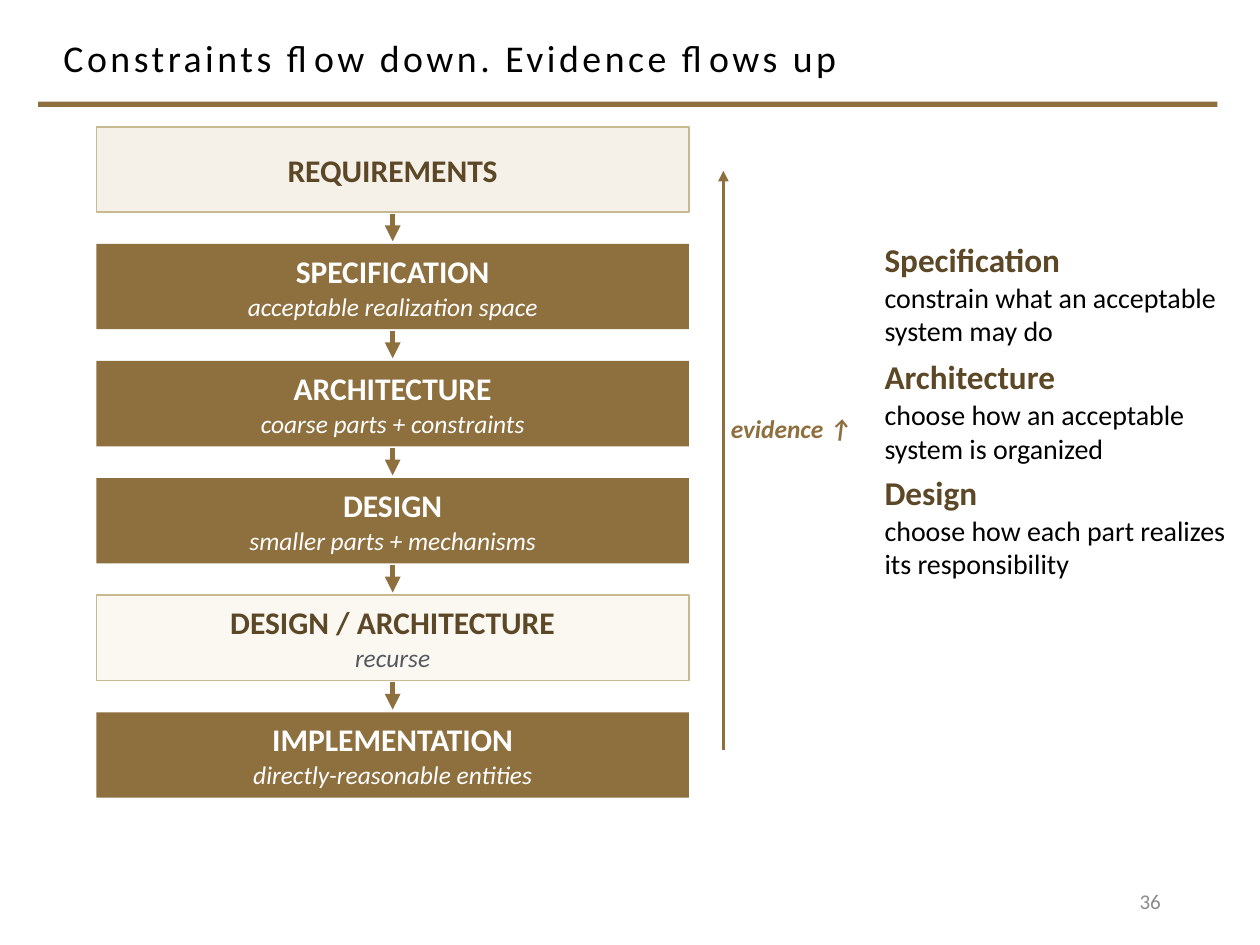
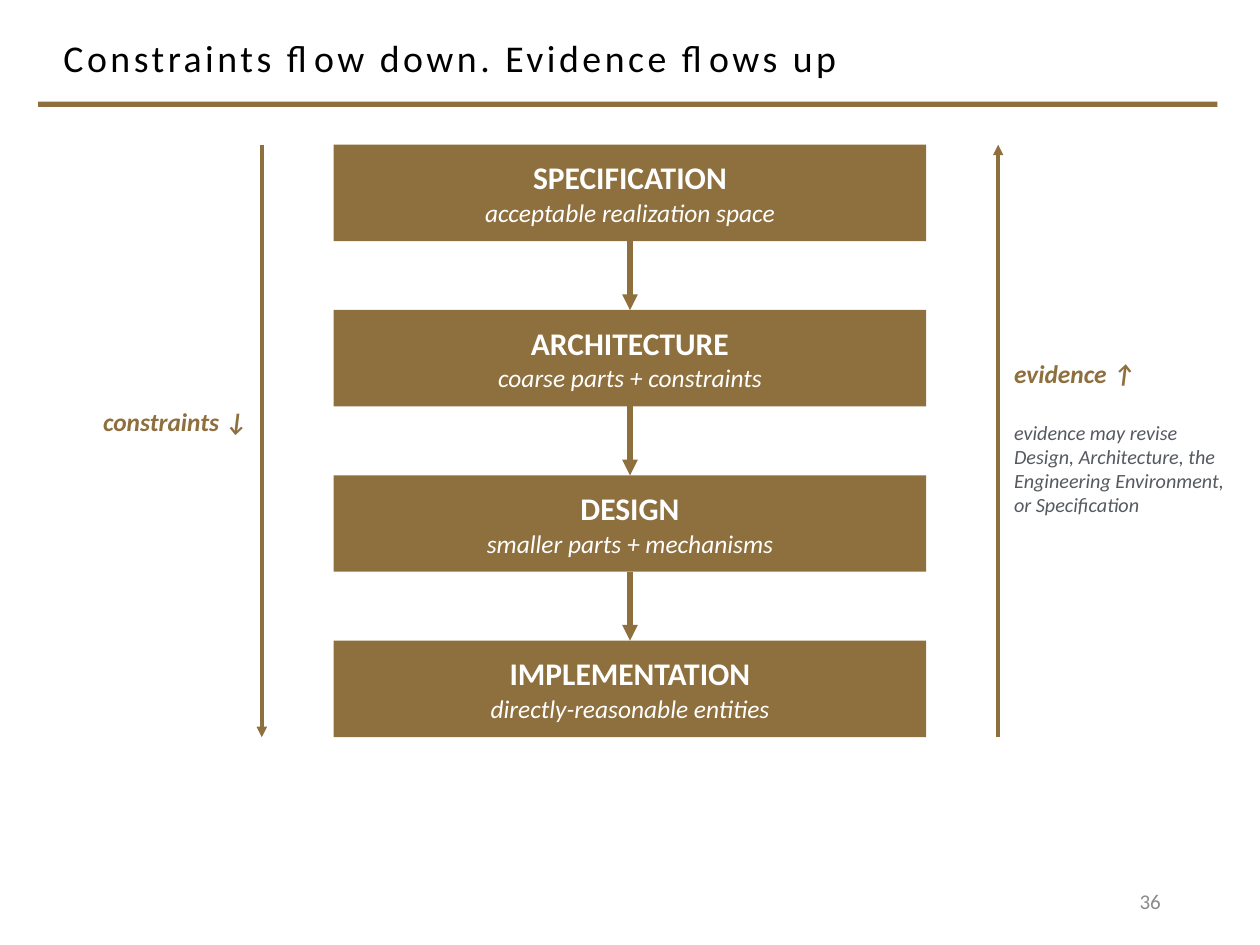
Before and after one commit to davisjam/model-based-agentic-software-engineering, a slide deck: slide 36 of course/lectures/act-1-foundations/07-design/1-7-Design.pptx. Drawn at 1260x945 pixels with LibreOffice and Linux fonts; fonts in the diff are those of the drawing; background and template pictures are left out. Boxes give left, top, right and bottom in pixels: in the first picture for what was removed or moved away, otherwise in the second. Text is boxed around its words. In the diff, an @@ line names an element or a change of style, - is before the commit and + after.

```diff
--- a/course/lectures/act-1-foundations/07-design/1-7-Design.pptx
+++ b/course/lectures/act-1-foundations/07-design/1-7-Design.pptx
@@ rectangle removed at (97, 127, 689, 213) @@
-REQUIREMENTS
@@ arrow added from (262, 145) to (262, 737), #8E6F3E 2 pt @@
@@ rectangle "SPECIFICATION": place and size @@
-rectangle "SPECIFICATION" at (97, 244, 689, 330)
+rectangle "SPECIFICATION" at (334, 145, 926, 242)
@@ arrow moved from (723, 750) - (723, 171) to (998, 737) - (998, 145) @@
@@ arrow moved from (393, 214) - (393, 241) to (630, 241) - (630, 310) @@
@@ text removed at (885, 248, 1216, 346) @@
-Specification
-constrain what an acceptable system may do
@@ rectangle "ARCHITECTURE": place and size @@
-rectangle "ARCHITECTURE" at (97, 362, 689, 447)
+rectangle "ARCHITECTURE" at (334, 310, 926, 407)
@@ text "evidence ↑": place and size @@
-text "evidence ↑" at (731, 420, 823, 438)
+text "evidence ↑" at (1014, 365, 1106, 383)
@@ text removed at (885, 365, 1184, 464) @@
-Architecture
-choose how an acceptable system is organized
@@ text added at (103, 413, 219, 431), 14.5 pt, text #8E6F3E, bold, italic @@
+constraints ↓
@@ arrow moved from (393, 330) - (393, 358) to (630, 407) - (630, 475) @@
@@ text added at (1014, 426, 1223, 515), 11.5 pt, text #555960, italic @@
+evidence may revise Design, Architecture, the Engineering Environment, or Specification
@@ rectangle "DESIGN": place and size @@
-rectangle "DESIGN" at (97, 478, 689, 563)
+rectangle "DESIGN" at (334, 475, 926, 572)
@@ text removed at (885, 481, 1225, 579) @@
-Design
-choose how each part realizes its responsibility
@@ arrow removed from (393, 564) to (393, 592) @@
@@ rectangle removed at (97, 595, 689, 680) @@
-DESIGN / ARCHITECTURE
-recurse
@@ arrow moved from (393, 447) - (393, 475) to (630, 572) - (630, 641) @@
@@ rectangle "IMPLEMENTATION": place and size @@
-rectangle "IMPLEMENTATION" at (97, 712, 689, 798)
+rectangle "IMPLEMENTATION" at (334, 641, 926, 738)
@@ arrow removed from (393, 682) to (393, 709) @@
```
Also in this commit, not shown: 6 other slides changed, 2 slides added, 3 slides removed.
